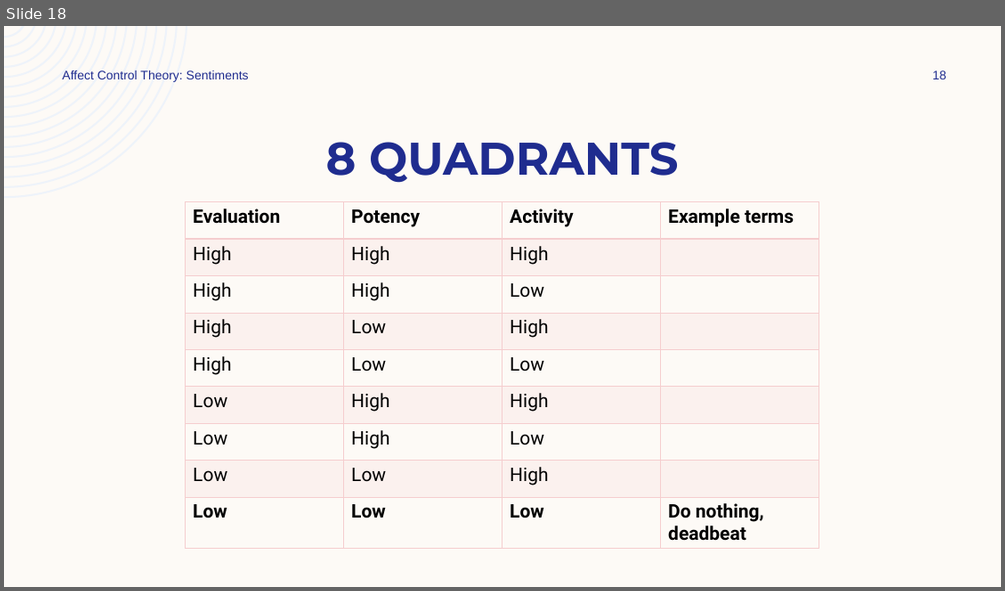
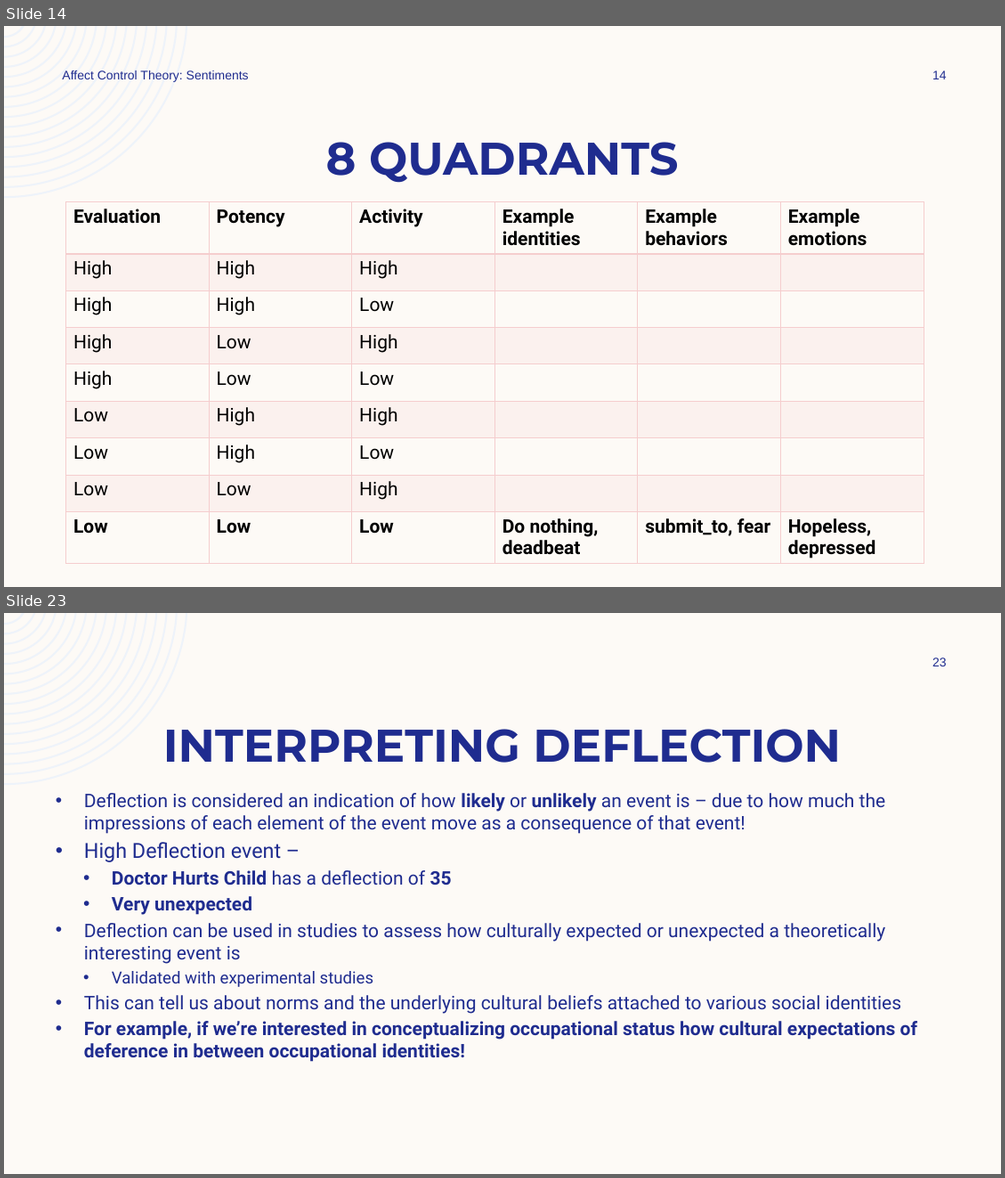
Before and after one commit to ekmaloney/soc490s, a slide deck: slides/jan_26.pptx. Shown one above the other, each under a label of ours: slide 18 before the commit, slides 14 and 23 after it; the slides between them are not shown. The pictures are 1005x591 and 1005x1178 pixels, drawn with LibreOffice and Linux fonts; fonts in the diff are those of the drawing. Boxes give left, top, right and bottom in pixels: in the first picture for what was removed or moved away, otherwise in the second. Text is boxed around its words. In the diff, an @@ line names an element or a change of style, - is before the commit and + after.

```diff
--- a/slides/jan_26.pptx
+++ b/slides/jan_26.pptx
@@ slide 23 added at [4,613,1001,1174], background #FDFAF6; not listed: 1 template element that a slide beside it also shows @@
@@ page number added at [932,657,947,666], 12 pt, text #1F2C8F @@
+23
@@ title added at [163,729,841,763], 44 pt, text #1F2C8F, bold @@
+INTERPRETING DEFLECTION
@@ text added at [84,793,917,1062], 18 pt, text #1F2C8F @@
+• Deflection is considered an indication of how likely or unlikely an event is – due to how much the impressions of each element of the event move as a consequence of that event!
+• High Deflection event –
+  • Doctor Hurts Child has a deflection of 35
+  • Very unexpected
+• Deflection can be used in studies to assess how culturally expected or unexpected a theoretically interesting event is
+  • Validated with experimental studies
+• This can tell us about norms and the underlying cultural beliefs attached to various social identities
+• For example, if we’re interested in conceptualizing occupational status how cultural expectations of deference in between occupational identities!
@@ what was slide 18 is now slide 14 @@
@@ slide 14 changed as well @@
@@ page number at [932,70,947,79]: text changed @@
-18
+14
@@ table at [66,202,923,565] @@
-column 4: Example terms |  |  |  |  |  |  |  | Do nothing, / deadbeat
+column 4: Example identities |  |  |  |  |  |  |  | Do nothing, / deadbeat
+column 5: Example behaviors |  |  |  |  |  |  |  | submit_to, fear
+column 6: Example emotions |  |  |  |  |  |  |  | Hopeless, depressed
@@ table: place and size @@
-table at [186,202,820,549]
+table at [66,202,923,565]
```
Also in this commit, not shown: 10 other slides changed, 28 other slides added, 23 slides removed, 14 other files.
